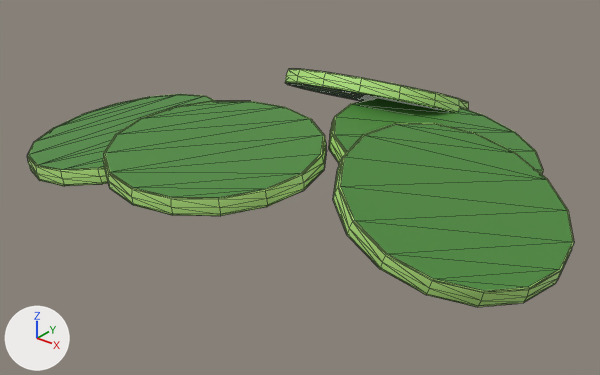
The glTF model front/public/stylized_burger/pickle.glb as it was, and as the next commit left it.
The view is the same before and after, from a 50 mm lens placed at (0.526, -0.607, 0.337), pointed at (0.018, 0.028, -0.057). Arrows for +X, +Y and +Z are at lower left; the lights stay in place. Mesh edges are drawn as thin lines. Where no turn or scale is listed for an object, it has been applied to the vertices.

The first picture shows 'pickle'.
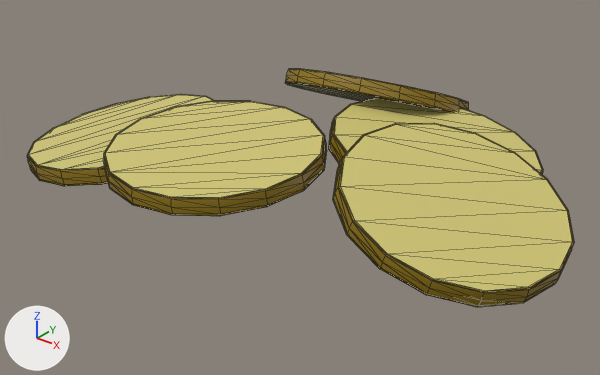
The change, as a diff of the scene's bpy script:
```diff
--- a/front/public/stylized_burger/pickle.glb.py
+++ b/front/public/stylized_burger/pickle.glb.py
@@ mat_pickle_1_001 @@
 mat_pickle_1_001 = principled_material('pickle_1.001')
-mat_pickle_1_001.base_color = (0.451, 0.799, 0.209)  # green #b3e77e
+mat_pickle_1_001.base_color = (0.266, 0.171, 0.000911)  # yellow #8d7303
@@ mat_pickle_2_001 @@
 mat_pickle_2_001 = principled_material('pickle_2.001')
-mat_pickle_2_001.base_color = (0.451, 0.799, 0.209)  # green #b3e77e
+mat_pickle_2_001.base_color = (0.266, 0.171, 0.000911)  # yellow #8d7303
@@ mat_pickle_center_2_001 @@
 mat_pickle_center_2_001 = principled_material('pickle_center_2.001')
-mat_pickle_center_2_001.base_color = (0.0723, 0.258, 0.0452)  # green #4c8b3c
+mat_pickle_center_2_001.base_color = (0.652, 0.578, 0.181)  # yellow #d3c876
@@ mat_pickle_3_001 @@
 mat_pickle_3_001 = principled_material('pickle_3.001')
-mat_pickle_3_001.base_color = (0.451, 0.799, 0.209)  # green #b3e77e
+mat_pickle_3_001.base_color = (0.266, 0.171, 0.000911)  # yellow #8d7303
@@ mat_pickle_center_3_001 @@
 mat_pickle_center_3_001 = principled_material('pickle_center_3.001')
-mat_pickle_center_3_001.base_color = (0.0723, 0.258, 0.0452)  # green #4c8b3c
+mat_pickle_center_3_001.base_color = (0.652, 0.578, 0.181)  # yellow #d3c876
@@ mat_pickle_4_001 @@
 mat_pickle_4_001 = principled_material('pickle_4.001')
-mat_pickle_4_001.base_color = (0.451, 0.799, 0.209)  # green #b3e77e
+mat_pickle_4_001.base_color = (0.266, 0.171, 0.000911)  # yellow #8d7303
@@ mat_pickle_center_4_001 @@
 mat_pickle_center_4_001 = principled_material('pickle_center_4.001')
-mat_pickle_center_4_001.base_color = (0.0723, 0.258, 0.0452)  # green #4c8b3c
+mat_pickle_center_4_001.base_color = (0.652, 0.578, 0.181)  # yellow #d3c876
@@ mat_pickle_5_001 @@
 mat_pickle_5_001 = principled_material('pickle_5.001')
-mat_pickle_5_001.base_color = (0.451, 0.799, 0.209)  # green #b3e77e
+mat_pickle_5_001.base_color = (0.266, 0.171, 0.000911)  # yellow #8d7303
@@ mat_pickle_center_5_001 @@
 mat_pickle_center_5_001 = principled_material('pickle_center_5.001')
-mat_pickle_center_5_001.base_color = (0.0723, 0.258, 0.0452)  # green #4c8b3c
+mat_pickle_center_5_001.base_color = (0.652, 0.578, 0.181)  # yellow #d3c876
```

What differs and where, as boxes (x1, y1, x2, y2) in the pictures (600 x 375 px):
'pickle', recoloured (green to yellow): (27, 69, 574, 307) in both
